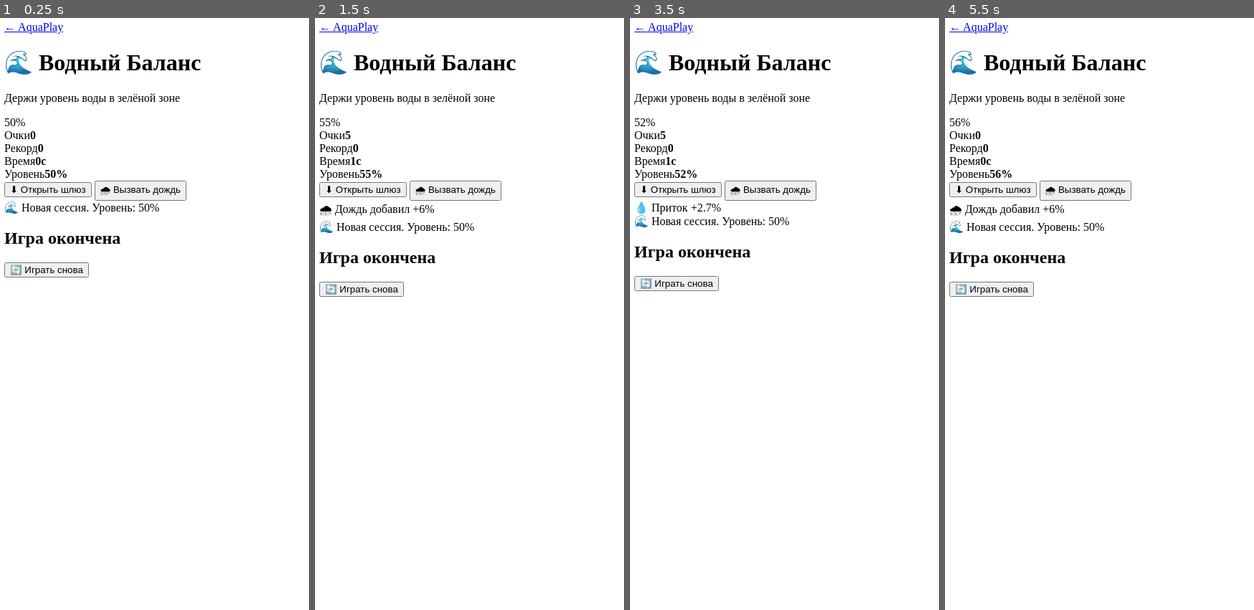
Above: before the commit, frames 1-4 (left to right).
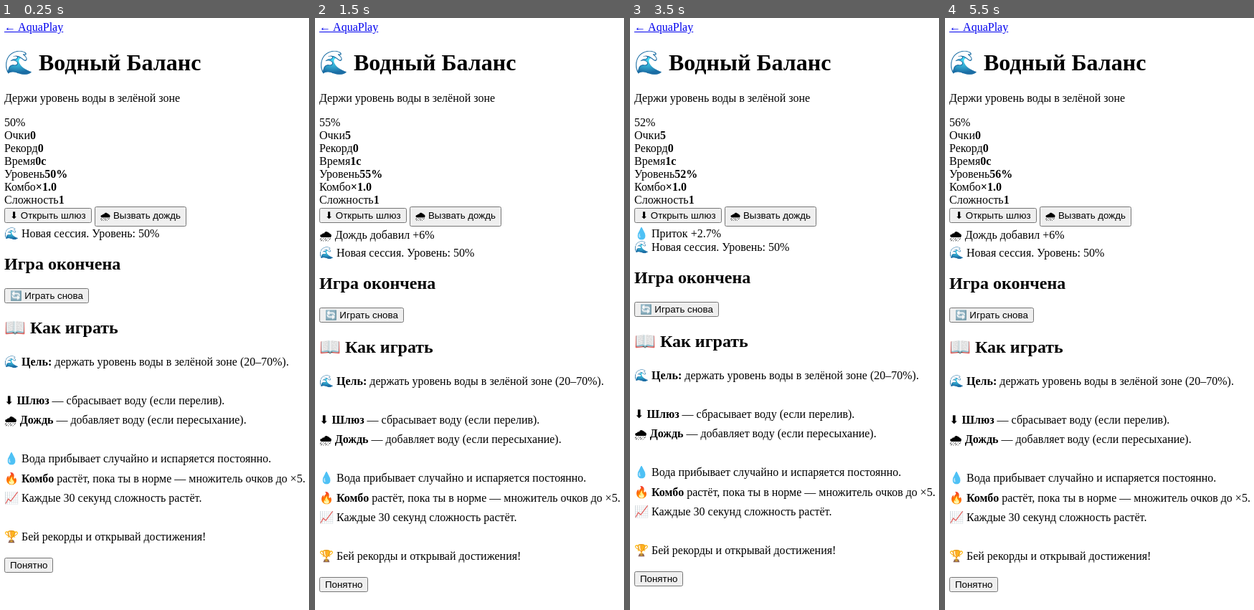
Above: after the commit, the same moments.

Repository: mgenya269/AquaPlay
Game: browser game, page www/games/water-balance/index.html
The game is run twice, just before and just after one commit, with the same random seed, the same clock (stepped at 60 frames per second) and the same inputs.
Inputs (mouse positions are in pixels of both pictures, inside the frame that each line leads up to):
- Up to frame 1 (0.25 s): no input
- Up to frame 2 (1.5 s): click "🔄 Играть снова" at 0.27 s; click "🌧 Вызвать дождь" at 1.27 s
- Up to frame 3 (3.5 s): click "⬇ Открыть шлюз" at 1.87 s; click (657, 598) at 2.02 s, where only the run after the commit has a clickable "Понятно"; click "🔄 Играть снова" at 2.47 s; click (657, 562) at 3.07 s, where only the run after the commit has a clickable "Понятно"
- Up to frame 4 (5.5 s): click (972, 580) at 3.67 s, where only the run after the commit has a clickable "Понятно"; click "🔄 Играть снова" at 4.27 s; click (972, 562) at 4.52 s, where only the run after the commit has a clickable "Понятно"; click "🔄 Играть снова" at 4.87 s; click "🌧 Вызвать дождь" at 5.47 s

The runs differ from the first frame. In frame 1, 6.2% of the frame differs, in the area x 1-99%, y 27-94%; in frame 2, 6.7%, in the area x 1-99%, y 27-97%; in frame 3, 6.5%; in frame 4, 6.7%.

Commit message:
Update index.html

Diff:
--- a/www/games/water-balance/index.html
+++ b/www/games/water-balance/index.html
@@ -2,7 +2,7 @@
 <html lang="ru">
 <head>
 <meta charset="UTF-8">
-<meta name="viewport" content="width=device-width, initial-scale=1.0">
+<meta name="viewport" content="width=device-width, initial-scale=1.0, user-scalable=no">
 <title>Водный Баланс — AquaPlay</title>
 <link rel="stylesheet" href="style.css">
 </head>
@@ -16,7 +16,7 @@
 
 <main class="game">
   <div class="game-inner">
-    <div class="reservoir-wrap">
+    <div class="reservoir-wrap" id="reservoir">
       <div class="zone zone-danger-high"></div>
       <div class="zone zone-ok"></div>
       <div class="zone zone-danger-low"></div>
@@ -30,6 +30,8 @@
         <div class="stat"><span>Рекорд</span><b id="best">0</b></div>
         <div class="stat"><span>Время</span><b id="time">0с</b></div>
         <div class="stat"><span>Уровень</span><b id="levelTxt">50%</b></div>
+        <div class="stat combo-stat"><span>Комбо</span><b id="combo">×1.0</b></div>
+        <div class="stat"><span>Сложность</span><b id="difficulty">1</b></div>
       </div>
       <button id="btnOpen" class="btn btn-primary">⬇ Открыть шлюз</button>
       <button id="btnRain" class="btn btn-rain">🌧 Вызвать дождь</button>
@@ -43,7 +45,24 @@
     <h2 id="endTitle">Игра окончена</h2>
     <p id="endText"></p>
     <p id="newRecordMsg" class="new-record" style="display:none">🎉 Новый рекорд!</p>
+    <div id="achievementsUnlocked" class="achievements-unlocked" style="display:none"></div>
     <button onclick="restart()" class="btn btn-primary">🔄 Играть снова</button>
+  </div>
+</div>
+
+<div class="overlay" id="helpOverlay">
+  <div class="modal">
+    <h2>📖 Как играть</h2>
+    <p style="text-align:left; line-height:1.7;">
+      🌊 <b>Цель:</b> держать уровень воды в зелёной зоне (20–70%).<br><br>
+      ⬇ <b>Шлюз</b> — сбрасывает воду (если перелив).<br>
+      🌧 <b>Дождь</b> — добавляет воду (если пересыхание).<br><br>
+      💧 Вода прибывает случайно и испаряется постоянно.<br>
+      🔥 <b>Комбо</b> растёт, пока ты в норме — множитель очков до ×5.<br>
+      📈 Каждые 30 секунд сложность растёт.<br><br>
+      🏆 Бей рекорды и открывай достижения!
+    </p>
+    <button onclick="document.getElementById('helpOverlay').classList.remove('show')" class="btn btn-primary">Понятно</button>
   </div>
 </div>
 
